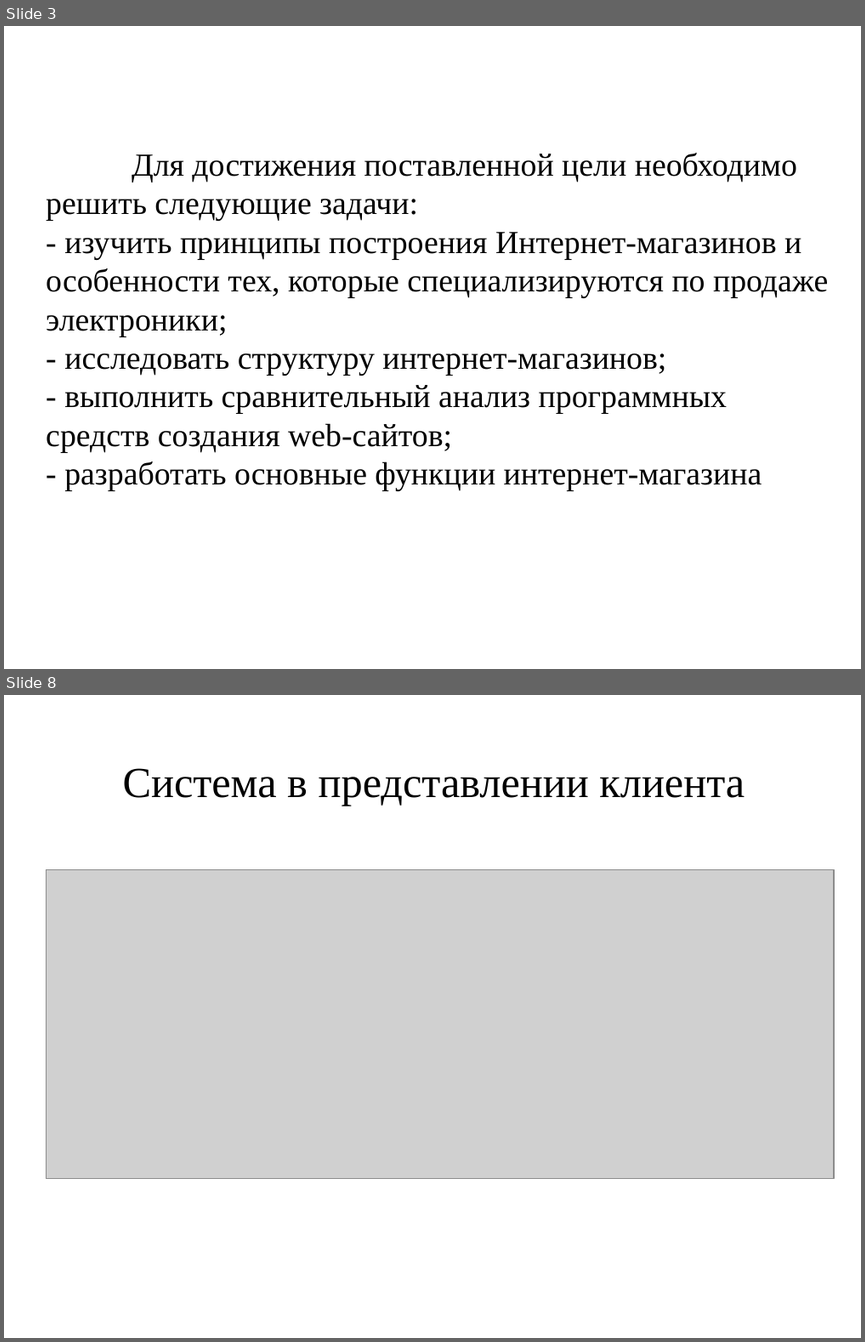
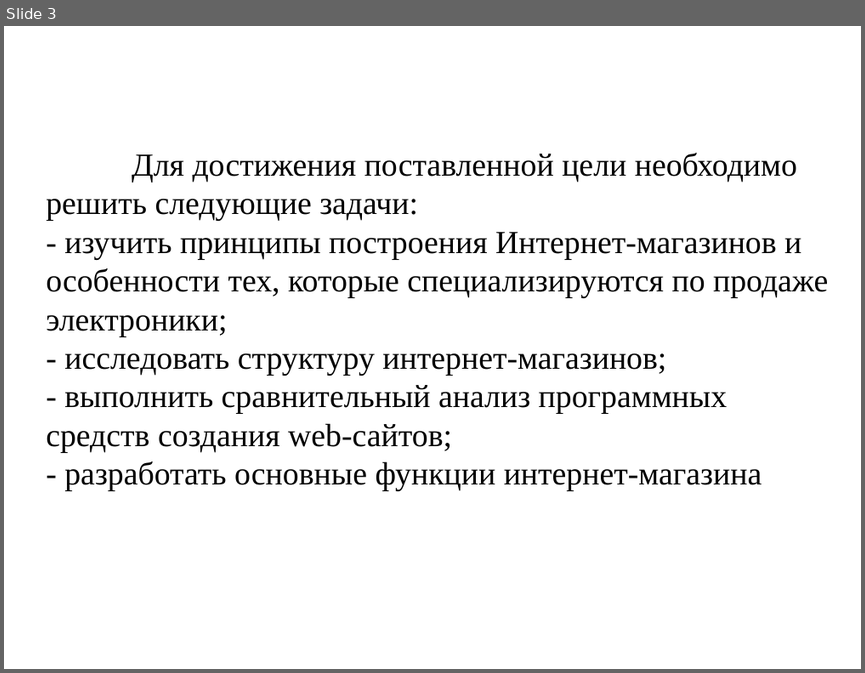
Before and after one commit to Vlad708/redux-shop, a slide deck: react-shopping-cart/public/work.pptx. Shown one above the other, each under a label of ours: slides 3 and 8 before the commit, slide 3 after it; the slides between them are not shown. The pictures are 865x1342 and 865x673 pixels, drawn with LibreOffice and Linux fonts; fonts in the diff are those of the drawing; grey boxes stand for pictures. Boxes give left, top, right and bottom in pixels: in the first picture for what was removed or moved away, otherwise in the second. Text is boxed around its words. In the diff, an @@ line names an element or a change of style, - is before the commit and + after.

```diff
--- a/react-shopping-cart/public/work.pptx
+++ b/react-shopping-cart/public/work.pptx
@@ slide 8 removed at box(4, 695, 861, 1338), background #FFFFFF @@
@@ text removed at box(123, 768, 744, 805) @@
-Система в представлении клиента
@@ picture removed at box(46, 869, 834, 1178) @@
```
Also in this commit, not shown: 3 slides changed, 5 other slides removed, 2 other files.
